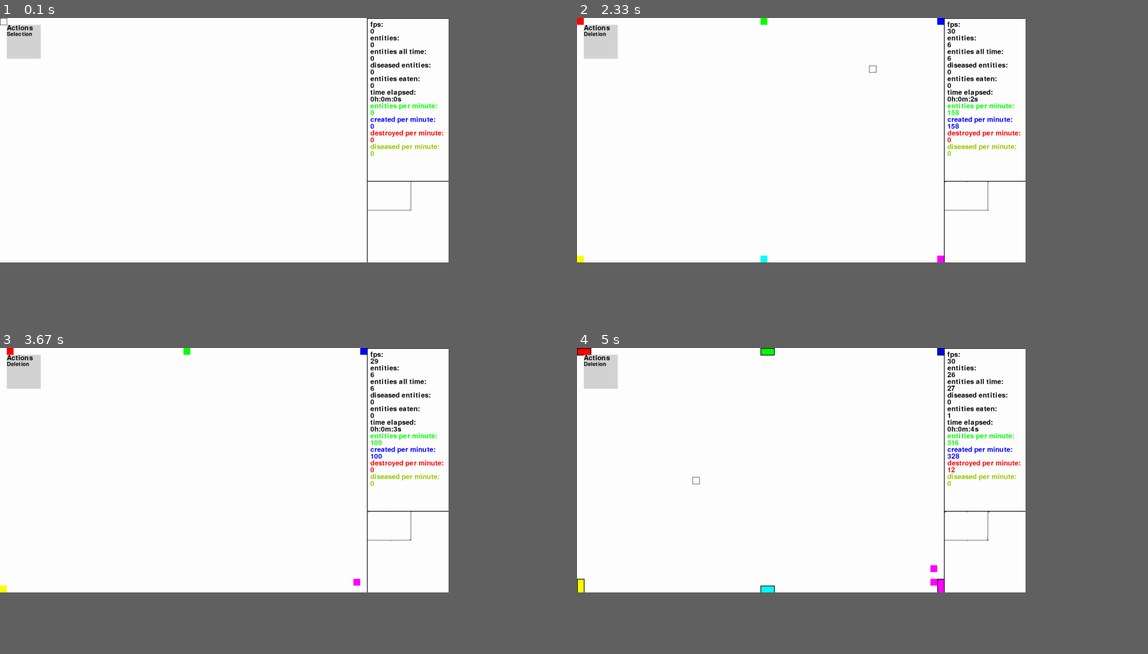
Above: before the commit, frames 1-4 (two rows, left to right).
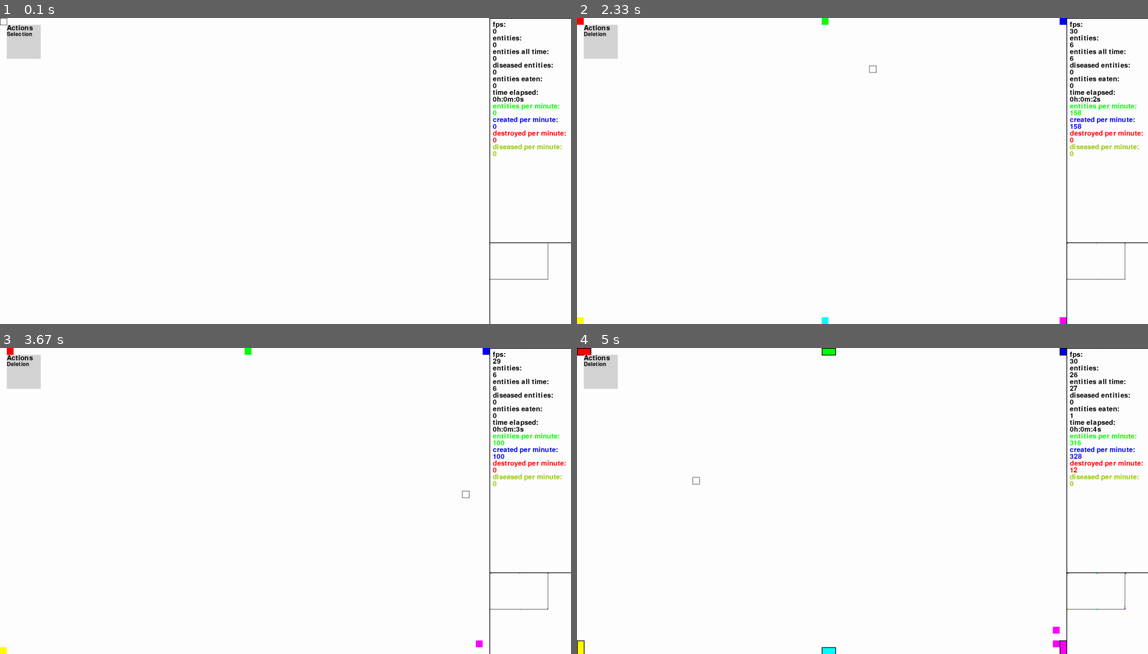
Above: after the commit, the same moments.

Repository: sbwhitt/pygame-life-simulation
Game: pygame game, started from main.py
Two runs of this game, one before a commit and one after it. Both use one fixed random seed, a clock stepped at 60 frames per second and the inputs below.
Inputs (mouse positions are in pixels of both pictures, inside the frame that each line leads up to):
- Up to frame 1 (0.1 s): no input
- Up to frame 2 (2.33 s): click "Actions" at 0.38 s; tap Enter at 0.67 s; click (685, 125) at 1.05 s; click "Deletion" at 1.38 s; click (873, 66) at 1.72 s; tap E at 2 s
- Up to frame 3 (3.67 s): click (268, 448) at 2.38 s; click (205, 436) at 2.72 s; click (433, 473) at 3.05 s; click (462, 494) at 3.38 s
- Up to frame 4 (5 s): tap E at 3.67, 4.4, 4.7 s; click (696, 439) at 4.05 s; click (696, 482) at 4.88 s
The window is 707x385 before the commit and 900x482 after it. Grey fills any space a smaller window leaves; there, only what the larger window draws over its background counts as a difference.

The runs differ from the first frame. In frame 1, 2.9% of the frame differs, in the area x 64-100%, y 0-100%; in frame 2, 3.3%; in frame 3, 3.3%; in frame 4, 3.7%, in the area x 0-100%, y 0-100%.

Commit message:
update settings name

Diff:
--- a/src/entities/entity.py
+++ b/src/entities/entity.py
@@ -34,7 +34,7 @@
         spawn_loc = self._choose_spawn_location()
         if (self.dna.nourished or r == 1) and not self.dna.diseased and spawn_loc:
             offspring = Entity(spawn_loc[0], spawn_loc[1])
-            if random.randint(1, settings.DISEASE_MUTATE_CHANCE) == 1:
+            if random.randint(1, settings.MUTATE_CHANCE) == 1:
                 # chance to mutate diseased into a new random color
                 offspring.dna.mutate()
             else:
--- a/static/settings.py
+++ b/static/settings.py
@@ -1,7 +1,7 @@
 # window settings
 # both settings have to be divisible by 20
-WINDOW_WIDTH = 1080
-WINDOW_HEIGHT = 720
+WINDOW_WIDTH = 1440
+WINDOW_HEIGHT = 900
 
 # world settings
 WORLD_SIZE = 2000
@@ -29,7 +29,7 @@
 MOVE_INTERVAL = 50
 DIR_INTERVAL = 700
 # chances are 1/<value>
-DISEASE_MUTATE_CHANCE = 200
+MUTATE_CHANCE = 200
 DISEASE_SPREAD_CHANCE = 5
 ENTITY_LIMIT = 10000
 # must divide evenly into window height and width (5, 10, 20, 40...)
